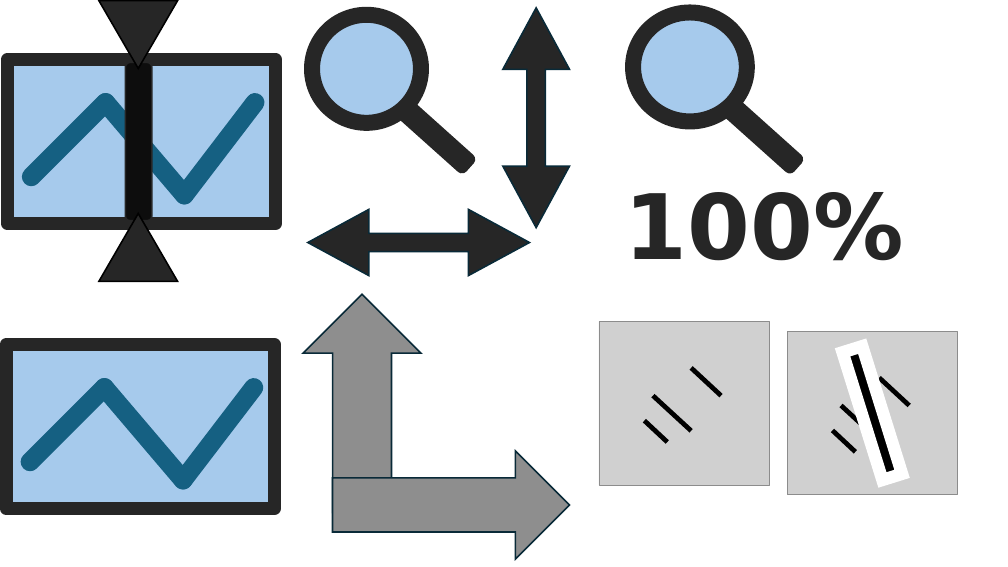
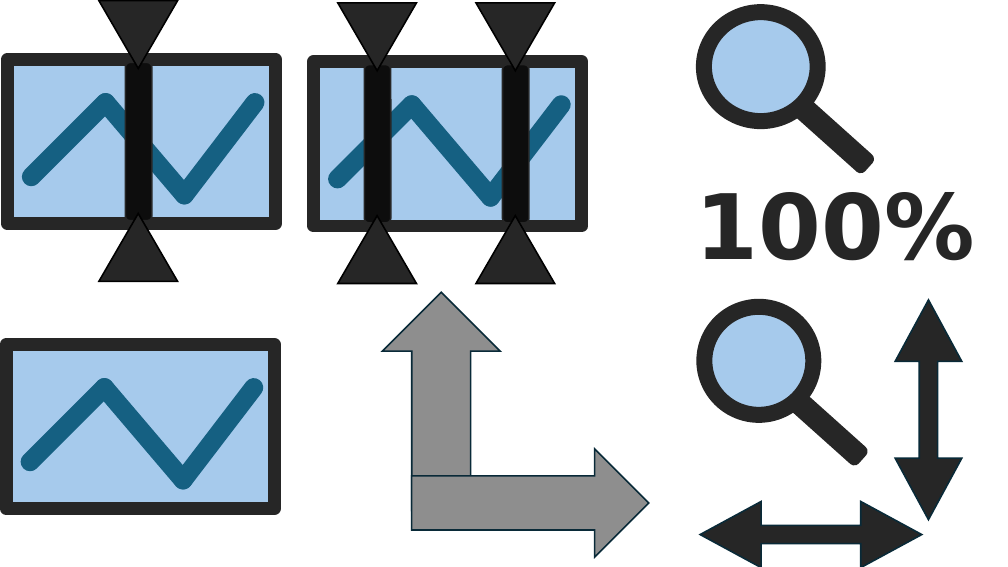
Before and after one commit to scrutinydebugger/scrutiny-devtools, a slide deck: slide 4 of graphics/graphics.pptx. Drawn at 1008x567 pixels with LibreOffice and Linux fonts; fonts in the diff are those of the drawing; grey boxes stand for pictures. Boxes give left, top, right and bottom in pixels: in the first picture for what was removed or moved away, otherwise in the second. Text is boxed around its words. In the diff, an @@ line names an element or a change of style, - is before the commit and + after.

```diff
--- a/graphics/graphics.pptx
+++ b/graphics/graphics.pptx
@@ triangle added at <box>476,3,555,71</box>, fill #262626, outline #000000 1.5 pt @@
@@ 1 text, 1 rounded rectangle, 1 ellipse: place and size @@
-1 text, 1 rounded rectangle, 1 ellipse at <box>625,13,904,261</box>
+1 text, 1 rounded rectangle, 1 ellipse at <box>696,12,975,261</box>
@@ rounded rectangle added at <box>503,65,529,223</box>, fill #0D0D0D, outline #262626 1.5 pt @@
@@ group added at <box>314,3,582,284</box>: 3 lines, 2 triangles, 1 rectangle, 1 rounded rectangle @@
@@ triangle added at <box>476,216,555,284</box>, fill #262626, outline #000000 1.5 pt @@
@@ right arrow: place and size @@
-right arrow at <box>303,295,421,513</box>
+right arrow at <box>382,292,500,511</box>
@@ ellipse: place and size @@
-ellipse at <box>312,15,421,123</box>
+ellipse at <box>705,307,814,415</box>
@@ up down arrow: place and size @@
-up down arrow at <box>503,8,569,228</box>
+up down arrow at <box>895,300,962,520</box>
@@ group removed at <box>787,332,957,495</box>: 3 lines, 1 picture, 1 rectangle @@
@@ group removed at <box>599,322,769,485</box>: 3 lines, 1 picture @@
@@ rounded rectangle: place and size @@
-rounded rectangle at <box>398,101,473,171</box>
+rounded rectangle at <box>790,393,865,463</box>
@@ right arrow: place and size @@
-right arrow at <box>333,451,570,559</box>
+right arrow at <box>412,449,650,557</box>
@@ up down arrow: place and size @@
-up down arrow at <box>308,209,530,276</box>
+up down arrow at <box>701,501,922,567</box>
```
Also in this commit, not shown: 1 slide added, 1 slide removed, 9 other files.
